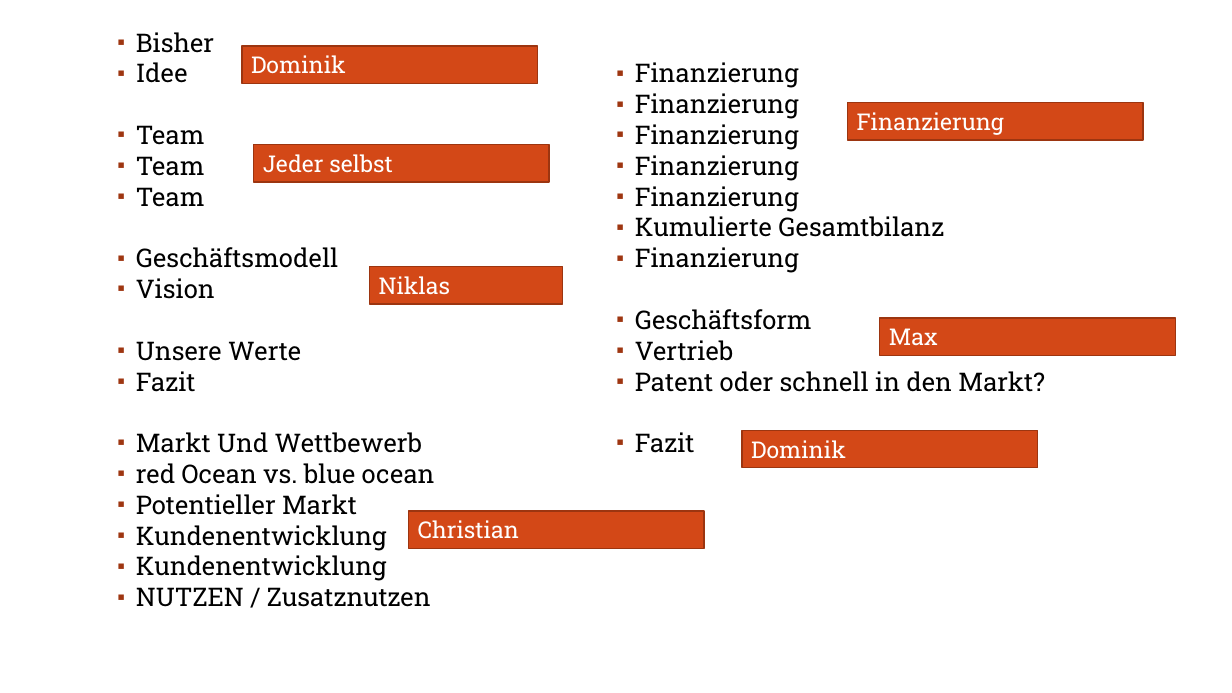
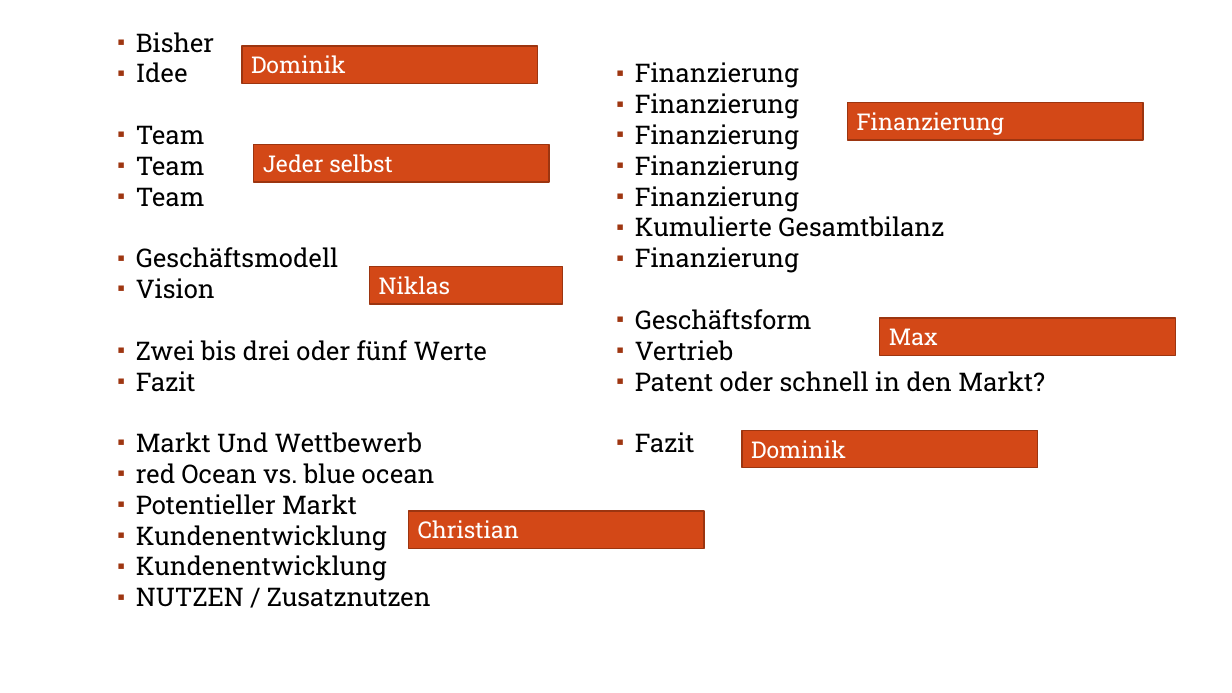
Before and after one commit to domeix/tollefirma, a slide deck: slide 2 of Präsentation.pptx. Drawn at 1232x693 pixels with LibreOffice and Linux fonts; fonts in the diff are those of the drawing; background and template pictures are left out. Boxes give left, top, right and bottom in pixels: in the first picture for what was removed or moved away, otherwise in the second. Text is boxed around its words. In the diff, an @@ line names an element or a change of style, - is before the commit and + after.

```diff
--- a/Präsentation.pptx
+++ b/Präsentation.pptx
@@ text at <box>136,340,487,361</box>: text changed @@
-▪ Unsere Werte
+▪ Zwei bis drei oder fünf Werte
```
Also in this commit, not shown: 11 other slides changed, 1 other file.
